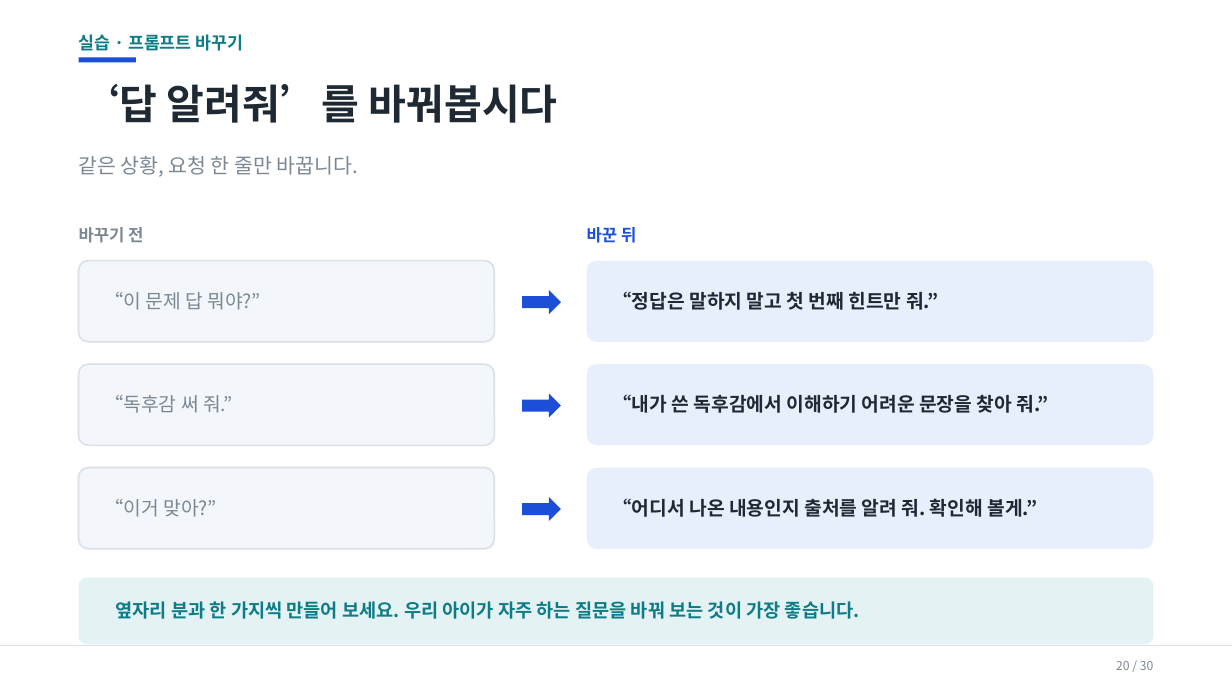
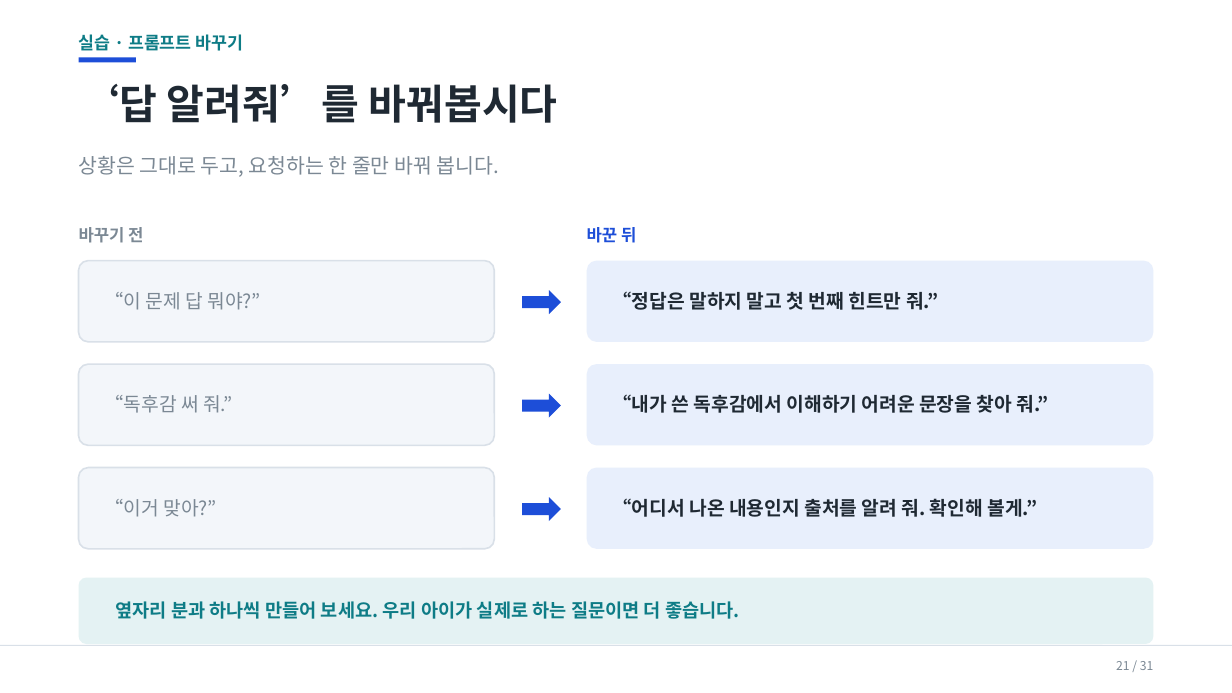
Before and after one commit to superynr/-, a slide deck: slide 21 of parent-ai-training/AI시대_학부모연수_20260917.pptx (slide 20 before the commit). Drawn at 1232x693 pixels with LibreOffice and Linux fonts; fonts in the diff are those of the drawing. Boxes give left, top, right and bottom in pixels: in the first picture for what was removed or moved away, otherwise in the second. Text is boxed around its words. In the diff, an @@ line names an element or a change of style, - is before the commit and + after.

```diff
--- a/parent-ai-training/AI시대_학부모연수_20260917.pptx
+++ b/parent-ai-training/AI시대_학부모연수_20260917.pptx
@@ text at <box>79,156,499,177</box>: text changed @@
-같은 상황, 요청 한 줄만 바꿉니다.
+상황은 그대로 두고, 요청하는 한 줄만 바꿔 봅니다.
@@ text at <box>115,601,740,619</box>: text changed @@
-옆자리 분과 한 가지씩 만들어 보세요. 우리 아이가 자주 하는 질문을 바꿔 보는 것이 가장 좋습니다.
+옆자리 분과 하나씩 만들어 보세요. 우리 아이가 실제로 하는 질문이면 더 좋습니다.
@@ text at <box>1116,661,1153,670</box>: text changed @@
-20 / 30
+21 / 31
```
Also in this commit, not shown: 29 other slides changed, 1 slide added, 7 other files.
